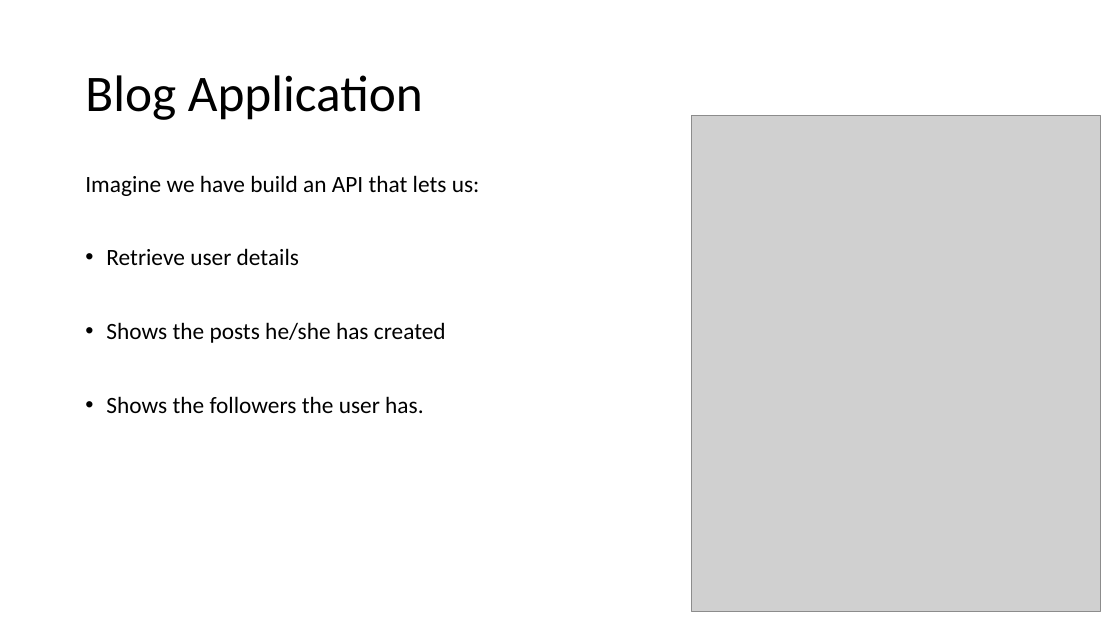
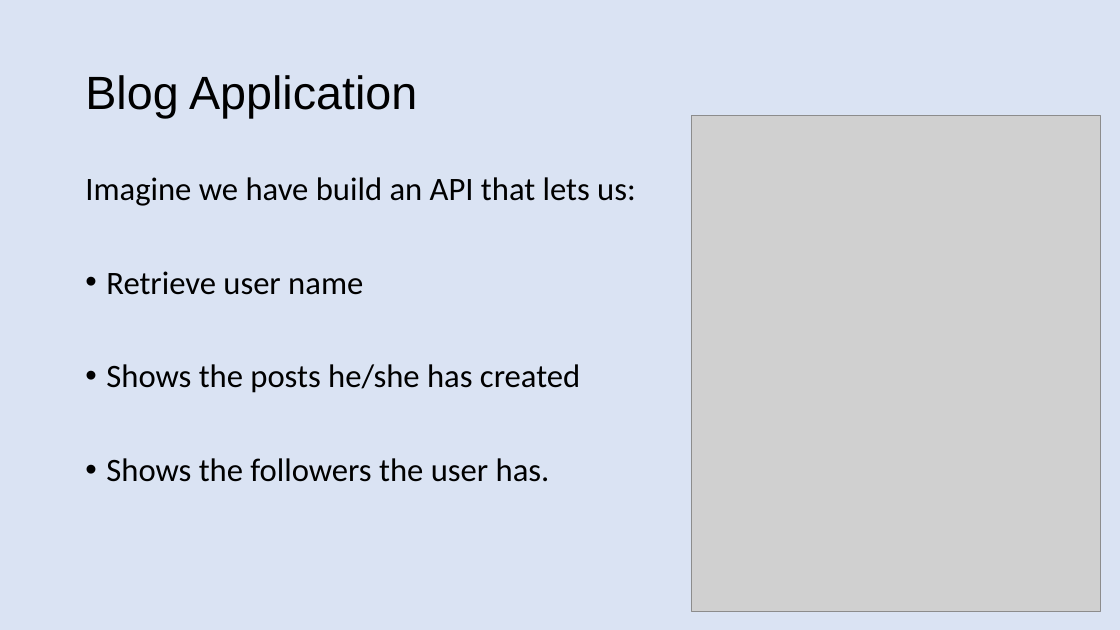
Before and after one commit to patelg123/graphql-presentation, a slide deck: slide 17 of current.pptx (slide 19 before the commit). Drawn at 1120x630 pixels with LibreOffice and Linux fonts; fonts in the diff are those of the drawing; grey boxes stand for pictures. Boxes give left, top, right and bottom in pixels: in the first picture for what was removed or moved away, otherwise in the second. Text is boxed around its words. In the diff, an @@ line names an element or a change of style, - is before the commit and + after.

```diff
--- a/current.pptx
+++ b/current.pptx
@@ background #FFFFFF to #DAE3F3 @@
@@ title "Blog Application" at <box>85,75,417,118</box>: size 44 to 40 pt, font Calibri to Arial @@
@@ text at <box>85,177,636,482</box>: size 20 to 28 pt in "Imagine we have build an API that ...", "Shows the posts he/she has created", "Shows the followers the user has." @@
@@ text at <box>106,271,363,295</box>: text changed; size 20 to 28 pt @@
-• Retrieve user details
+• Retrieve user name
```
Also in this commit, not shown: 23 other slides changed, 9 slides added, 6 slides removed, 2 other files.
